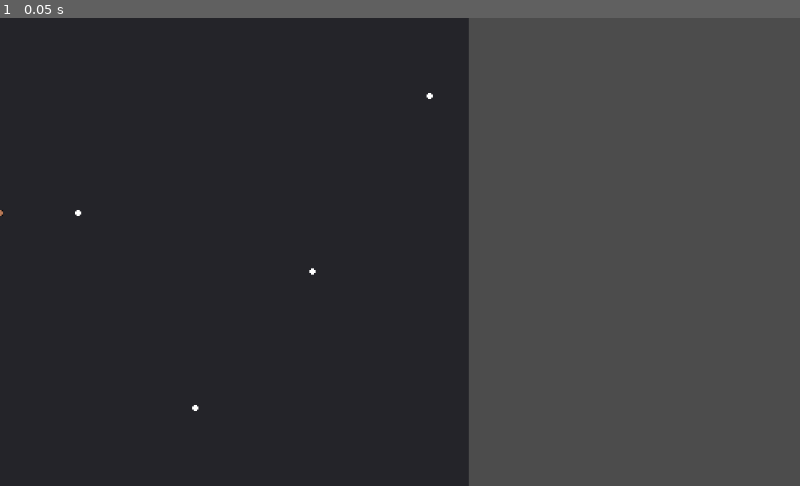
Above: before the commit, frame 1.
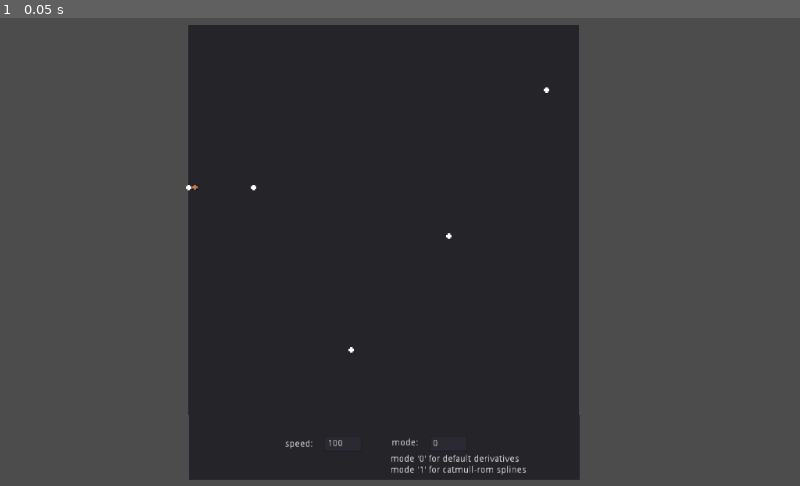
Above: after the commit, the same moment.

Repository: marvinschmitt/computer-games-exercises
Game: Godot game, scene res://Scene.tscn
Same seed, same stepped clock (60 frames per second), same inputs: the game is played once before the commit and once after it. Before the commit the project has no main scene; this scene is started directly in both runs.
Inputs:
- Up to frame 1 (0.05 s): no input

The runs differ from the first frame. In frame 1, 38% of the frame differs, in the area x 0-73%, y 0-100%.

Commit message:
finished s09

Diff:
--- a/s09/Scene.tscn
+++ b/s09/Scene.tscn
@@ -5,7 +5,13 @@
 [ext_resource path="res://scipt.gd" type="Script" id=3]
 
 [node name="Node2D" type="Node2D"]
-script = ExtResource( 3 )
+
+[node name="Camera2D" type="Camera2D" parent="."]
+position = Vector2( 324.693, 349.234 )
+scale = Vector2( 0.998, 1 )
+z_index = 1
+current = true
+zoom = Vector2( 1.2, 1.2 )
 
 [node name="Panel1" type="Panel" parent="."]
 margin_right = 600.0
@@ -37,27 +43,71 @@
 [node name="ball" type="Sprite" parent="."]
 position = Vector2( 0, 250 )
 texture = ExtResource( 1 )
+script = ExtResource( 3 )
 
 [node name="Panel2" type="Panel" parent="."]
+margin_left = 0.707123
 margin_top = 600.0
-margin_right = 600.0
+margin_right = 600.707
 margin_bottom = 700.0
 __meta__ = {
 "_edit_use_anchors_": false
 }
 
-[node name="LineEdit" type="LineEdit" parent="Panel2"]
-margin_left = 175.433
-margin_top = 41.5305
-margin_right = 233.433
-margin_bottom = 65.5305
-text = "speed"
+[node name="Label" type="Label" parent="Panel2"]
+margin_left = 146.782
+margin_top = 38.1067
+margin_right = 189.782
+margin_bottom = 52.1067
+rect_pivot_offset = Vector2( 20, 7 )
+text = "speed:"
+__meta__ = {
+"_edit_use_anchors_": false
+}
 
-[node name="LineEdit2" type="LineEdit" parent="Panel2"]
+[node name="speedEdit" type="LineEdit" parent="Panel2"]
 anchor_right = 1.0
 anchor_bottom = 1.0
-margin_left = 396.0
-margin_top = 41.5305
-margin_right = -146.0
-margin_bottom = -34.4695
-text = "mode"
+margin_left = 206.944
+margin_top = 32.4861
+margin_right = -335.056
+margin_bottom = -43.5139
+rect_pivot_offset = Vector2( 29, 12 )
+text = "100"
+__meta__ = {
+"_edit_use_anchors_": false
+}
+
+[node name="Label2" type="Label" parent="Panel2"]
+margin_left = 311.201
+margin_top = 35.5868
+margin_right = 352.201
+margin_bottom = 49.5868
+rect_pivot_offset = Vector2( 20.5, 7 )
+text = "mode:"
+__meta__ = {
+"_edit_use_anchors_": false
+}
+
+[node name="modeEdit" type="LineEdit" parent="Panel2"]
+anchor_right = 1.0
+anchor_bottom = 1.0
+margin_left = 368.513
+margin_top = 31.541
+margin_right = -173.487
+margin_bottom = -44.459
+rect_pivot_offset = Vector2( 29, 12 )
+text = "0"
+__meta__ = {
+"_edit_use_anchors_": false
+}
+
+[node name="Label3" type="Label" parent="Panel2"]
+margin_left = 308.609
+margin_top = 61.3854
+margin_right = 517.609
+margin_bottom = 92.3854
+text = "mode '0' for default derivatives
+mode '1' for catmull-rom splines"
+[connection signal="text_changed" from="Panel2/speedEdit" to="ball" method="_on_speedEdit_text_changed"]
+[connection signal="text_changed" from="Panel2/modeEdit" to="ball" method="_on_modeEdit_text_changed"]
--- a/s09/project.godot
+++ b/s09/project.godot
@@ -16,6 +16,7 @@
 [application]
 
 config/name="S 09"
+run/main_scene="res://Scene.tscn"
 config/icon="res://icon.png"
 
 [rendering]
--- a/s09/scipt.gd
+++ b/s09/scipt.gd
@@ -1,16 +1,71 @@
-extends Node2D
+extends Sprite
 
+var locations = []
+var derivatives = [Vector2(2,0),Vector2(1,2),Vector2(2,1),Vector2(1,-2),Vector2(2,0)]
+var speed = 100
+var catmull = 0
 
-# Declare member variables here. Examples:
-# var a = 2
-# var b = "text"
+var t = 0
+var key = 0
 
 
 # Called when the node enters the scene tree for the first time.
 func _ready():
-	pass # Replace with function body.
+	locations.append(get_node("../sphere1").transform.origin)
+	locations.append(get_node('../sphere2').transform.origin)
+	locations.append(get_node('../sphere3').transform.origin)
+	locations.append(get_node('../sphere4').transform.origin)
+	locations.append(get_node('../sphere5').transform.origin)
+	print('locations: ',locations)
+	print('derivates: ', derivatives)
+	# locations[0].transform.position
 
 
 # Called every frame. 'delta' is the elapsed time since the previous frame.
-#func _process(delta):
-#	pass
+func _process(delta):
+	t += delta
+	if (t >= 1):
+		# naechster keypoint
+		t = 0
+		key += 1
+
+	var idx1 = key % locations.size()
+	var idx2 = (key + 1) % locations.size()
+
+	# calculate derivatives
+	var d0 = Vector2()
+	var d1 = Vector2()
+	if (catmull == 1):
+		d0 = 0.5 * (locations[(idx1+1) % 5] - locations[(idx1-1) % 5])
+		d1 = 0.5 * (locations[(idx2+1) % 5] - locations[(idx2-1) % 5])
+	else:
+		d0 = derivatives[idx1] * speed
+		d1 = derivatives[idx2] * speed
+
+	# calculate hermite spline
+	var t2 = t * t
+	var t3 = t2 * t
+
+	var h11 = t3 - t2
+	var h01 = t3 - 2 * t2 + t
+	var h10 = -2 * t3 + 3 * t2
+	var h00 = 2 * t3 - 3 * t2 + 1
+	var c = h00 * locations[idx1] + h10 * locations[idx2] + h01 * d0 + h11 * d1
+
+	# move ball
+	move(c)
+
+
+func move(c):
+	transform.origin = c
+
+
+func _on_speedEdit_text_changed(new_text):
+	speed = int(new_text)
+
+
+func _on_modeEdit_text_changed(mode):
+	if (mode == '0'):
+		catmull = int(mode)
+	elif (mode == '1'):
+		catmull = int(mode)
